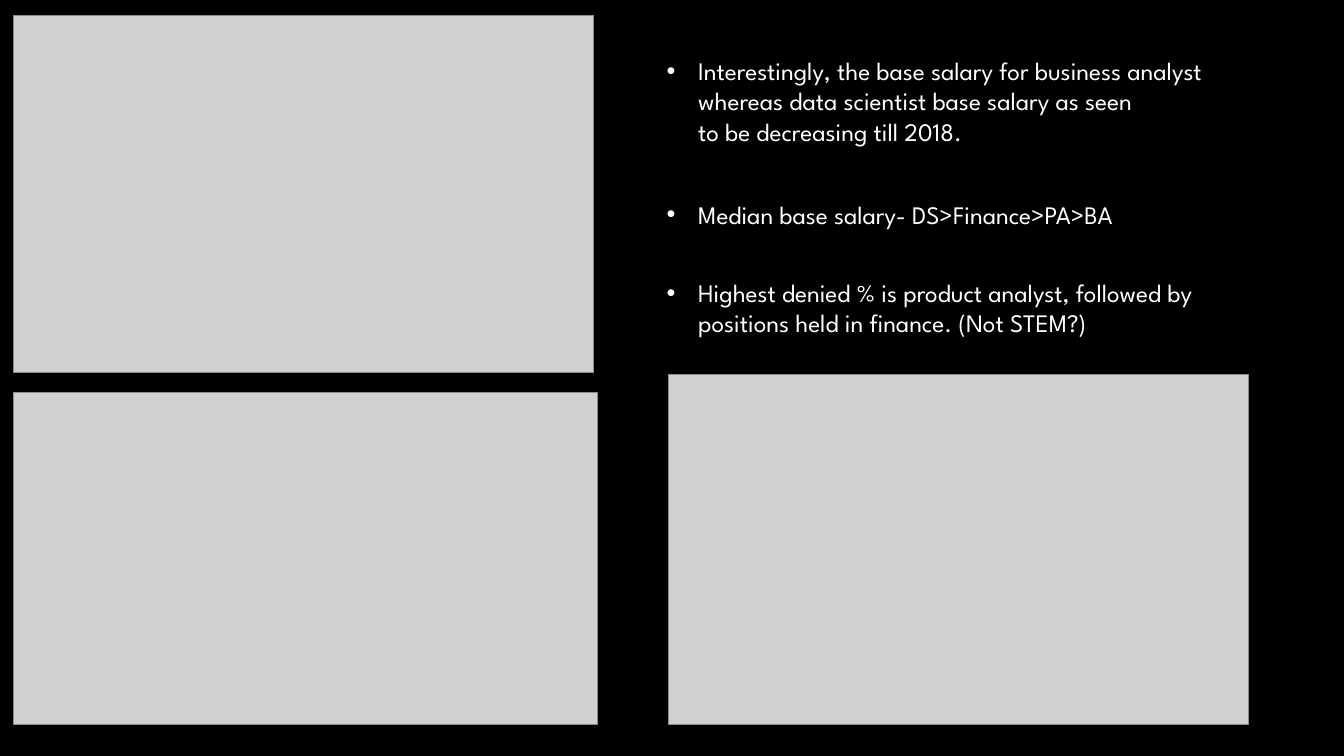
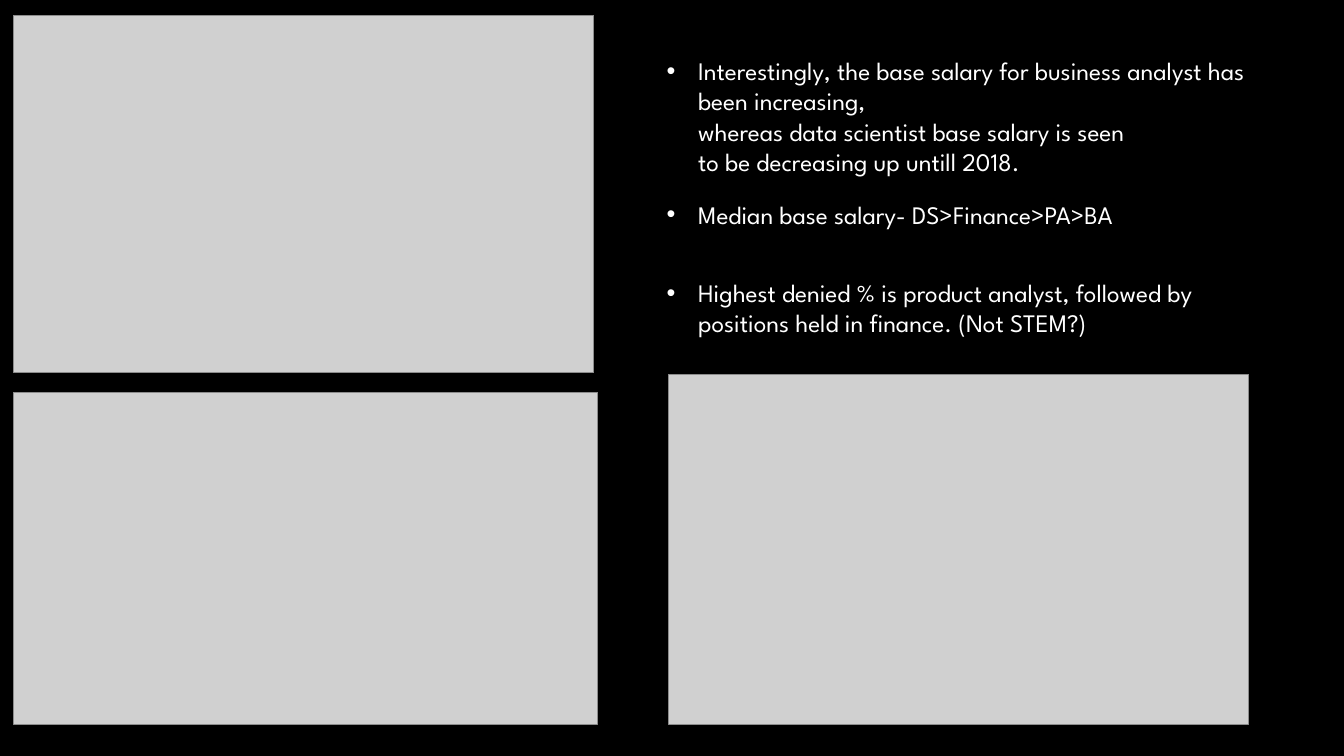
Before and after one commit to haroonaamash/H1B-webscraping, a slide deck: slide 4 of H1B NYCDSA.pptx. Drawn at 1344x756 pixels with LibreOffice and Linux fonts; fonts in the diff are those of the drawing; grey boxes stand for pictures; background and template pictures are left out. Boxes give left, top, right and bottom in pixels: in the first picture for what was removed or moved away, otherwise in the second. Text is boxed around its words. In the diff, an @@ line names an element or a change of style, - is before the commit and + after.

```diff
--- a/H1B NYCDSA.pptx
+++ b/H1B NYCDSA.pptx
@@ text at (698, 62, 1244, 177): text changed @@
-• Interestingly, the base salary for business analyst
-  whereas data scientist base salary as seen
-  to be decreasing till 2018.
+• Interestingly, the base salary for business analyst has been increasing,
+  whereas data scientist base salary is seen
+  to be decreasing up untill 2018.
```
Also in this commit, not shown: 1 other slide changed, 1 other file.
